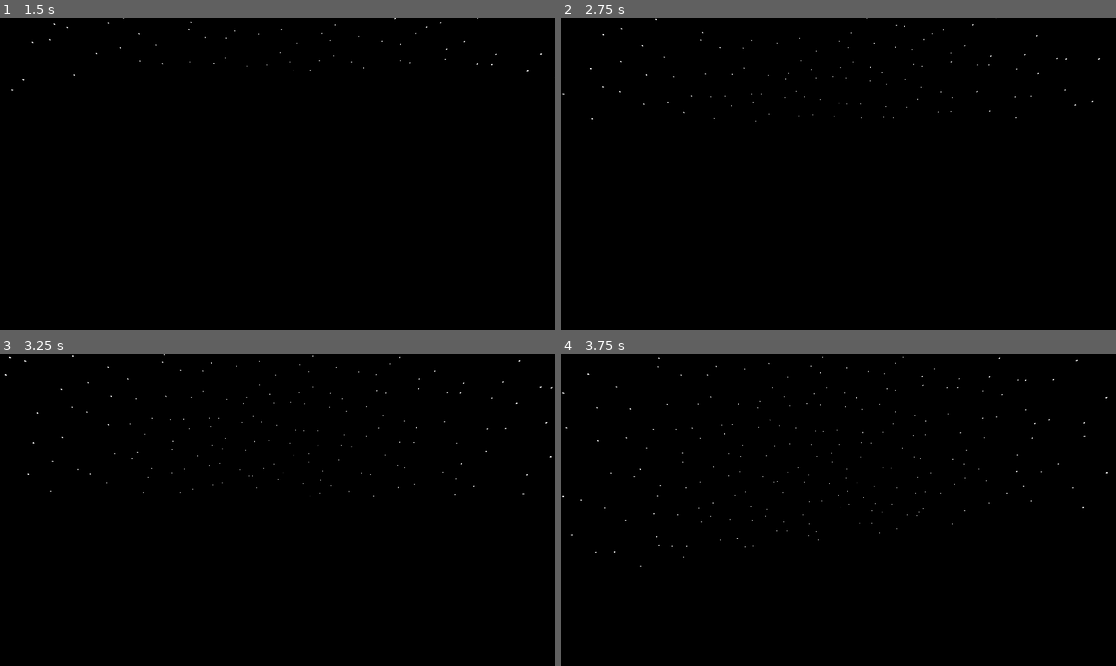
Above: before the commit, frames 1-4 (two rows, left to right).
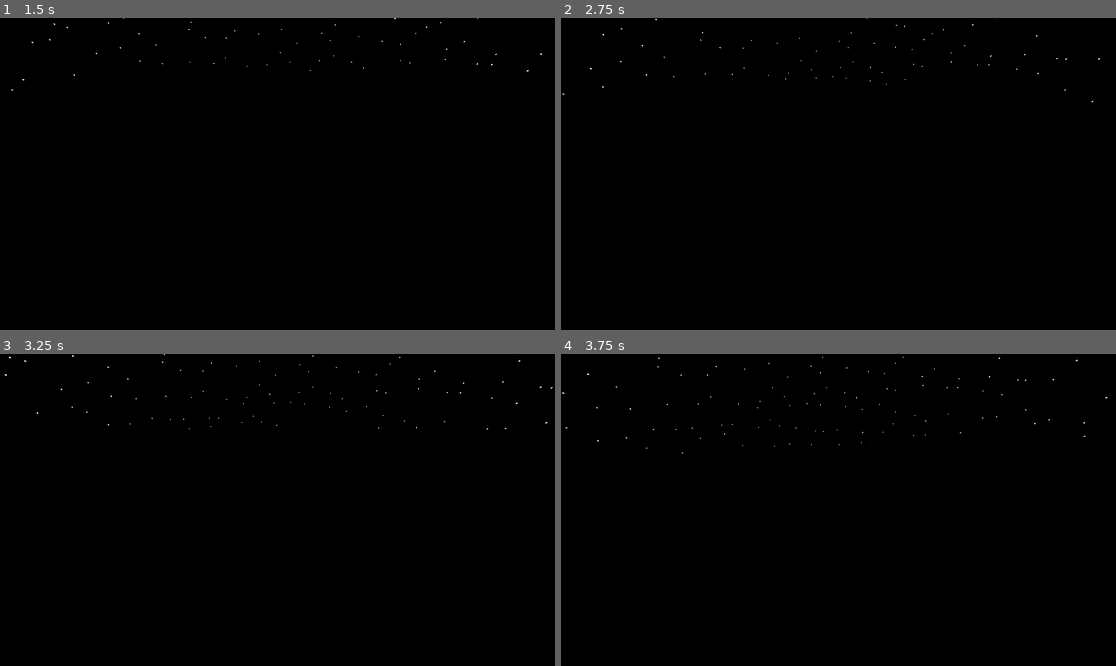
Above: after the commit, the same moments.

Repository: Harley-Townsend/Galacticats
Game: Godot game, scene res://Levels/TestLevel.tscn
The game is run twice, just before and just after one commit, with the same random seed, the same clock (stepped at 60 frames per second) and the same inputs.
Inputs (mouse positions are in pixels of both pictures, inside the frame that each line leads up to):
- Up to frame 1 (1.5 s): tap Enter at 0.5 s; move the mouse to (305, 174) at 0.52 s; hold S (move_b) 0.53-1.28 s; tap E (interact) at 0.6 s; tap Space at 1.25 s; move the mouse to (249, 174) at 1.27 s; tap S (move_b) at 1.35 s
- Up to frame 2 (2.75 s): tap W (move_f) at 1.55 s; tap Enter at 2 s; move the mouse to (849, 167) at 2.02 s; hold W (move_f) from 2.03 s (still down); tap A (move_l) at 2.3 s
- Up to frame 3 (3.25 s): move the mouse to (271, 516) at 2.77 s; release W (move_f) at 2.78 s; tap A (move_l) at 2.85 s; tap D (move_r) at 3.05 s
- Up to frame 4 (3.75 s): tap Space at 3.5 s; move the mouse to (877, 513) at 3.52 s; hold D (move_r) from 3.53 s (still down)

Frame 1 is identical in both runs. In frame 2, less than 0.1% of the frame differs, in the area x 5-93%, y 22-34%; in frame 3, less than 0.1%; in frame 4, less than 0.1%, in the area x 0-99%, y 26-69%.

Commit message:
started the active manager
Mostly works for now.

Diff:
--- a/Levels/TestLevel.tscn
+++ b/Levels/TestLevel.tscn
@@ -1,7 +1,9 @@
-[gd_scene load_steps=6 format=3 uid="uid://dyuqjnyubngn5"]
+[gd_scene load_steps=8 format=3 uid="uid://dyuqjnyubngn5"]
 
 [ext_resource type="PackedScene" uid="uid://dbu5irbm0h7qb" path="res://PlayerShip/PlayerShip.tscn" id="1_uib4f"]
 [ext_resource type="PackedScene" uid="uid://d4gts53p4fl3x" path="res://LandingPad/LandingPad.tscn" id="2_iqcmb"]
+[ext_resource type="Script" uid="uid://br114xwl7bdc5" path="res://Levels/active_manager.gd" id="2_y1yrn"]
+[ext_resource type="PackedScene" uid="uid://beyjxfxkewxc0" path="res://Player/Player.tscn" id="4_jyvk6"]
 
 [sub_resource type="BoxShape3D" id="BoxShape3D_gbj0n"]
 
@@ -28,5 +30,11 @@
 [node name="LandingPad2" parent="." instance=ExtResource("2_iqcmb")]
 transform = Transform3D(10, 0, 0, 0, 10, 0, 0, 0, 10, 33.0995, 0, 20.7042)
 
-[node name="PlayerShip" parent="." instance=ExtResource("1_uib4f")]
+[node name="ActiveManager" type="Node" parent="."]
+script = ExtResource("2_y1yrn")
+
+[node name="PlayerShip" parent="ActiveManager" instance=ExtResource("1_uib4f")]
 transform = Transform3D(1, 0, 0, 0, 1, 0, 0, 0, 1, 1.47225, 0.6, -11.6595)
+
+[node name="Player" parent="ActiveManager" instance=ExtResource("4_jyvk6")]
+transform = Transform3D(1, 0, 0, 0, 1, 0, 0, 0, 1, 0, 1.34683, 0)
--- /dev/null
+++ b/Levels/active_manager.gd
@@ -0,0 +1,27 @@
+extends Node
+
+var active = 1
+
+func _ready():
+	var ship = get_node("PlayerShip")
+	ship.landing_complete.connect(switch_entity)
+
+func switch_entity():
+	if active == 1:
+		print("youre now the cat")
+		active = 2
+		$PlayerShip/Pivot/Camera3D.current = false
+		$PlayerShip.set_process_input(false)
+		$PlayerShip.set_physics_process(false)
+		$Player/Pivot/Camera3D.current = true
+		$Player.set_process_input(true)
+		$Player.set_physics_process(true)
+	else:
+		print("youre now the ship")
+		active = 1
+		$Player/Pivot/Camera3D.current = false
+		$Player.set_process_input(false)
+		$Player.set_physics_process(false)
+		$PlayerShip/Pivot/Camera3D.current = true
+		$PlayerShip.set_process_input(true)
+		$PlayerShip.set_physics_process(true)
--- a/Player/Player.gd
+++ b/Player/Player.gd
@@ -1,4 +1,6 @@
 extends CharacterBody3D
+
+@onready var active_manager = get_parent()
 
 @export var speed = 10
 @export var mouse_sensitivity = 0.002
@@ -6,26 +8,31 @@
 
 #--------------------------- When Instanced ----------------------
 func _ready():
-	Input.mouse_mode = Input.MOUSE_MODE_CAPTURED
+	pass
 
 #---------------- Constantly checking for -------------------------------------------
 func _physics_process(delta):
 
-	var direction = Vector3.ZERO
+	var is_active = active_manager.active
 
-	# Movement
-	if Input.is_action_pressed("move_f"):
-		direction.z -= 1
-	if Input.is_action_pressed("move_b"):
-		direction.z += 1
-	if Input.is_action_pressed("move_l"):
-		direction.x -= 1
-	if Input.is_action_pressed("move_r"):
-		direction.x += 1
+	if is_active == 2:
 
-	if direction != Vector3.ZERO:
-		direction = direction.normalized()
-	else:
-		velocity = Vector3.ZERO
+		Input.mouse_mode = Input.MOUSE_MODE_CAPTURED
 
-	move_and_slide()
+		var direction = Vector3.ZERO
+		# Movement
+		if Input.is_action_pressed("move_f"):
+			direction.z -= 1
+		if Input.is_action_pressed("move_b"):
+			direction.z += 1
+		if Input.is_action_pressed("move_l"):
+			direction.x -= 1
+		if Input.is_action_pressed("move_r"):
+			direction.x += 1
+
+		if direction != Vector3.ZERO:
+			direction = direction.normalized()
+		else:
+			velocity = Vector3.ZERO
+
+		move_and_slide()
--- a/PlayerShip/PlayerShip.gd
+++ b/PlayerShip/PlayerShip.gd
@@ -1,4 +1,6 @@
 extends CharacterBody3D
+
+@onready var active_manager = get_parent()
 
 @export var speed = 10.0
 @export var mouse_sensitivity = 0.002
@@ -31,48 +33,51 @@
 
 func _physics_process(delta):
 
-	# Controller look - tilt the ship
-	var right_stick_x = Input.get_joy_axis(0, JOY_AXIS_RIGHT_X)
-	var right_stick_y = Input.get_joy_axis(0, JOY_AXIS_RIGHT_Y)
-	rotate_y(-right_stick_x * controller_look_speed * delta)
-	rotate_object_local(Vector3.RIGHT, -right_stick_y * controller_look_speed * delta)  # Tilt SHIP
+	var is_active = active_manager.active
 
-	# Roll controls
-	var roll_input = 0.0
-	if Input.is_action_pressed("roll_l"):
-		roll_input += 1.0
-	if Input.is_action_pressed("roll_r"):
-		roll_input -= 1.0
-	rotate_object_local(Vector3.FORWARD, roll_input * roll_speed * delta)
+	if is_active == 1:
+		# Controller look - tilt the ship
+		var right_stick_x = Input.get_joy_axis(0, JOY_AXIS_RIGHT_X)
+		var right_stick_y = Input.get_joy_axis(0, JOY_AXIS_RIGHT_Y)
+		rotate_y(-right_stick_x * controller_look_speed * delta)
+		rotate_object_local(Vector3.RIGHT, -right_stick_y * controller_look_speed * delta)  # Tilt SHIP
 
-	# Keep cam upright. This makes camera look forward but ship can tilt
-	$Pivot.rotation.x = 0  # Reset camera tilt
-	$Pivot.rotation.z = 0  # Reset camera roll
+		# Roll controls
+		var roll_input = 0.0
+		if Input.is_action_pressed("roll_l"):
+			roll_input += 1.0
+		if Input.is_action_pressed("roll_r"):
+			roll_input -= 1.0
+		rotate_object_local(Vector3.FORWARD, roll_input * roll_speed * delta)
 
-	var direction = Vector3.ZERO
+		# Keep cam upright. This makes camera look forward but ship can tilt
+		$Pivot.rotation.x = 0  # Reset camera tilt
+		$Pivot.rotation.z = 0  # Reset camera roll
 
-	# Movement - ALWAYS go "forward" relative to SHIP
-	if Input.is_action_pressed("move_f"):
-		direction.z -= 1
+		var direction = Vector3.ZERO
+
+		# Movement - ALWAYS go "forward" relative to SHIP
+		if Input.is_action_pressed("move_f"):
+			direction.z -= 1
 		# Move relative to SHIP'S orientation (not camera)
-	if direction != Vector3.ZERO:
-		direction = direction.normalized()
-		# Get SHIP'S orientation (not Pivot/camera)
-		var ship_basis = global_transform.basis
-		velocity = (ship_basis.x * direction.x +
-				   ship_basis.y * direction.y +
-				   ship_basis.z * direction.z) * speed
-	else:
-		velocity.z = move_toward(velocity.z, 0, 0.1)
-		velocity.y = move_toward(velocity.y, 0, 0.1)
-		velocity.x = move_toward(velocity.x, 0, 0.1)
-	move_and_slide()
+		if direction != Vector3.ZERO:
+			direction = direction.normalized()
+			# Get SHIP'S orientation (not Pivot/camera)
+			var ship_basis = global_transform.basis
+			velocity = (ship_basis.x * direction.x + ship_basis.y * direction.y + ship_basis.z * direction.z) * speed
+		else:
+			velocity.z = move_toward(velocity.z, 0, 0.1)
+			velocity.y = move_toward(velocity.y, 0, 0.1)
+			velocity.x = move_toward(velocity.x, 0, 0.1)
 
-	if can_land == true and Input.is_action_just_pressed("interact"):
-		print("Landed!")
-		land()
+			move_and_slide()
+
+			if can_land == true and Input.is_action_just_pressed("interact"):
+				print("Landed!")
+				land()
 
 #--------------------------------------- Functions --------------------------
+signal landing_complete
 
 func near_pad():
 	can_land = true
@@ -80,5 +85,6 @@
 	can_land = false
 
 func land():
-	speed = 0
 	global_transform.origin = landing_target
+	can_land = false
+	emit_signal("landing_complete")
Not shown, added: Levels/active_manager.gd.uid
